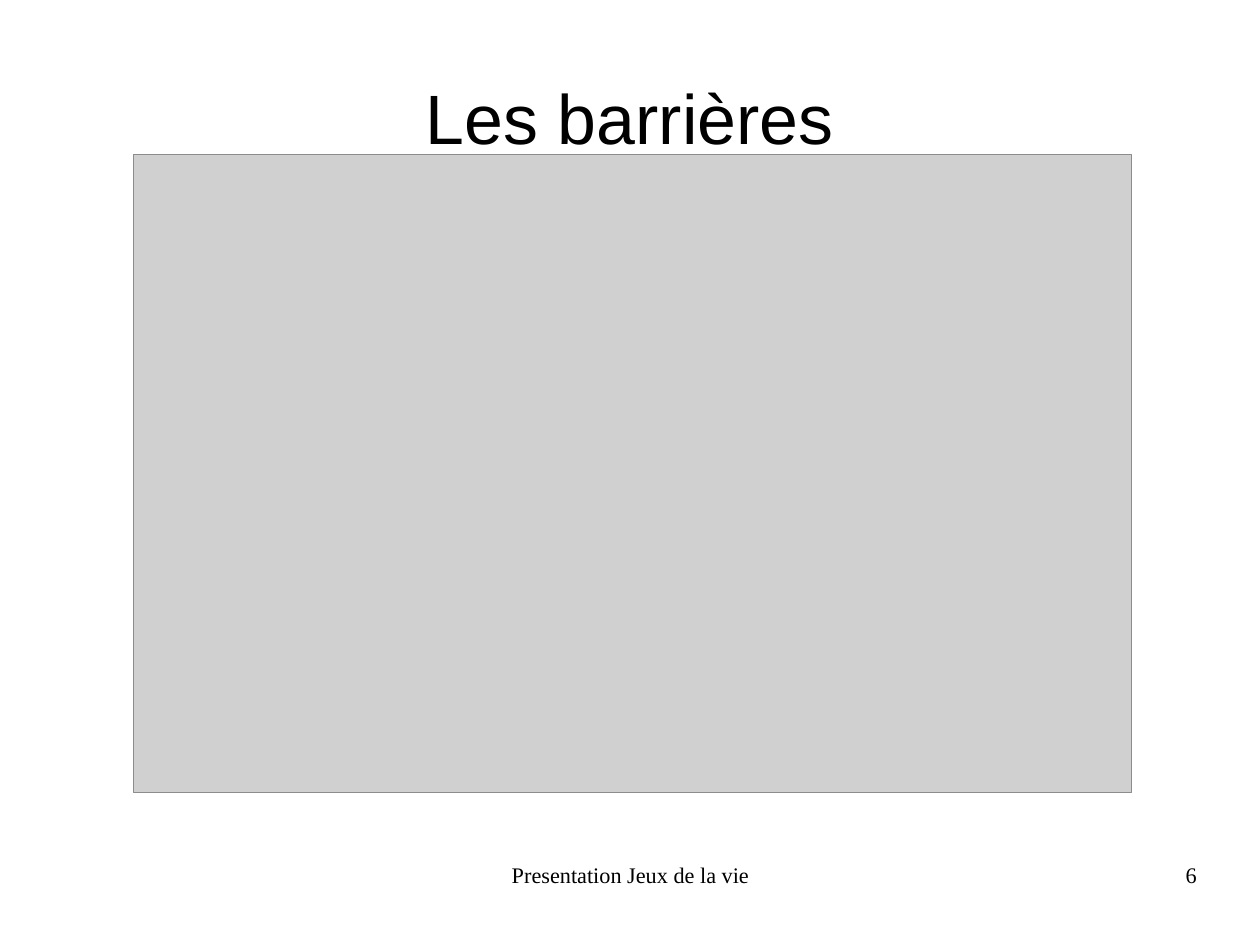
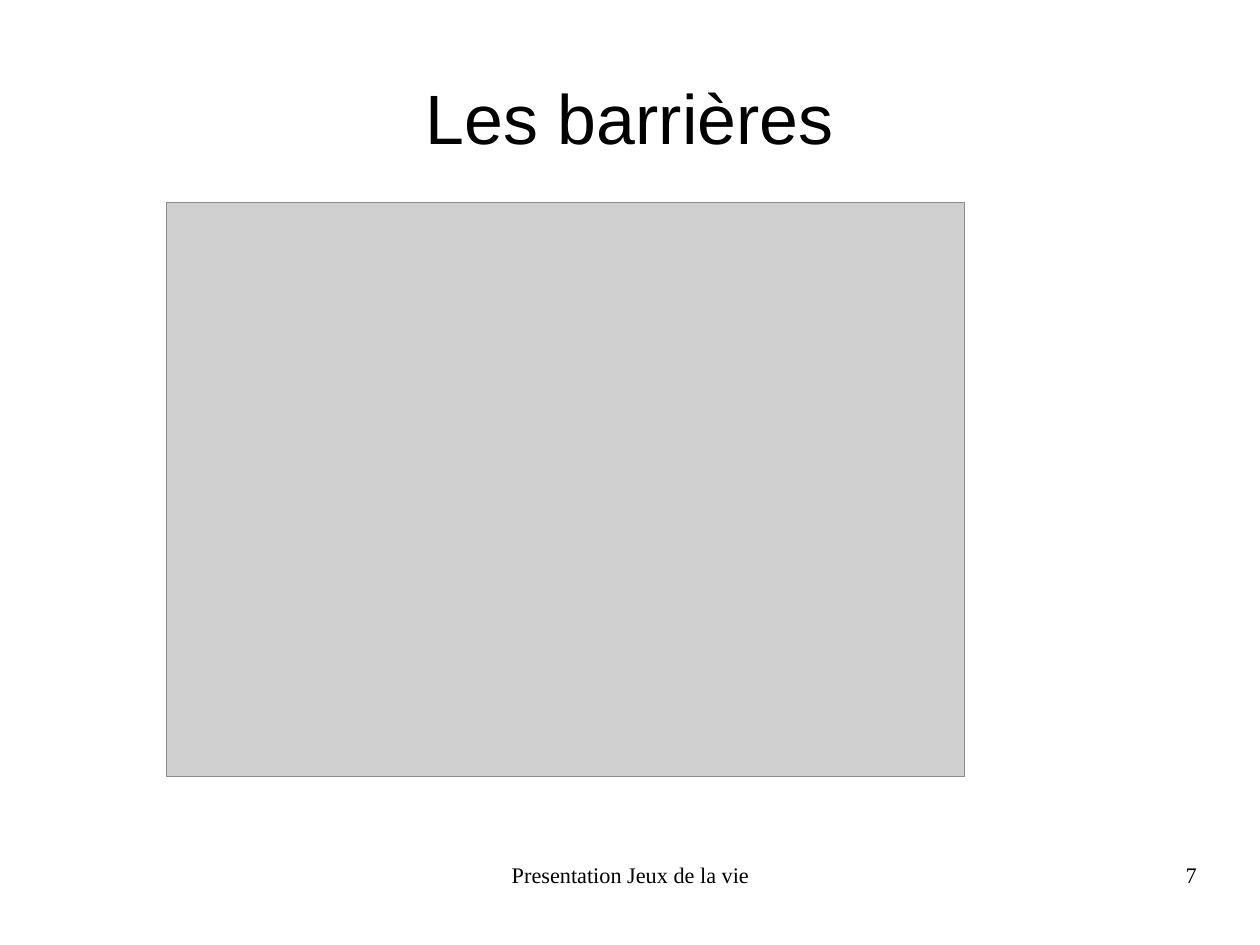
Before and after one commit to FabienInspiron/lifegame, a slide deck: slide 7 of Rapport/Presentation.odp (slide 6 before the commit). Drawn at 1260x945 pixels with LibreOffice and Linux fonts; fonts in the diff are those of the drawing; grey boxes stand for pictures. Boxes give left, top, right and bottom in pixels: in the first picture for what was removed or moved away, otherwise in the second. Text is boxed around its words. In the diff, an @@ line names an element or a change of style, - is before the commit and + after.

```diff
--- a/Rapport/Presentation.odp
+++ b/Rapport/Presentation.odp
@@ picture resized from (x1=134, y1=154, x2=1132, y2=792) to (x1=167, y1=202, x2=965, y2=776) @@
@@ page number at (x1=1186, y1=868, x2=1197, y2=883): text changed @@
-6
+7
```
Also in this commit, not shown: 5 other slides changed, 1 slide added.
